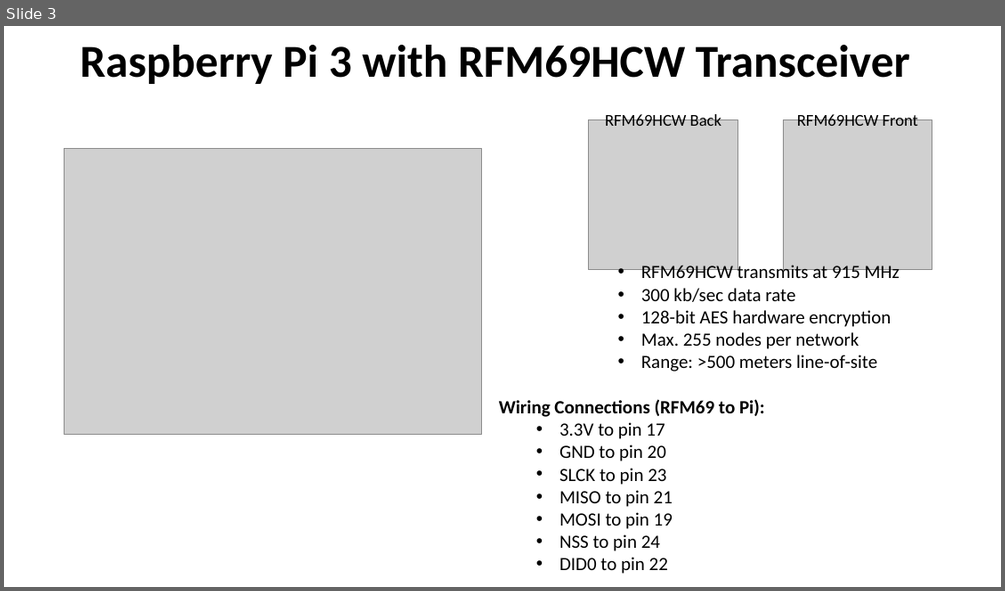
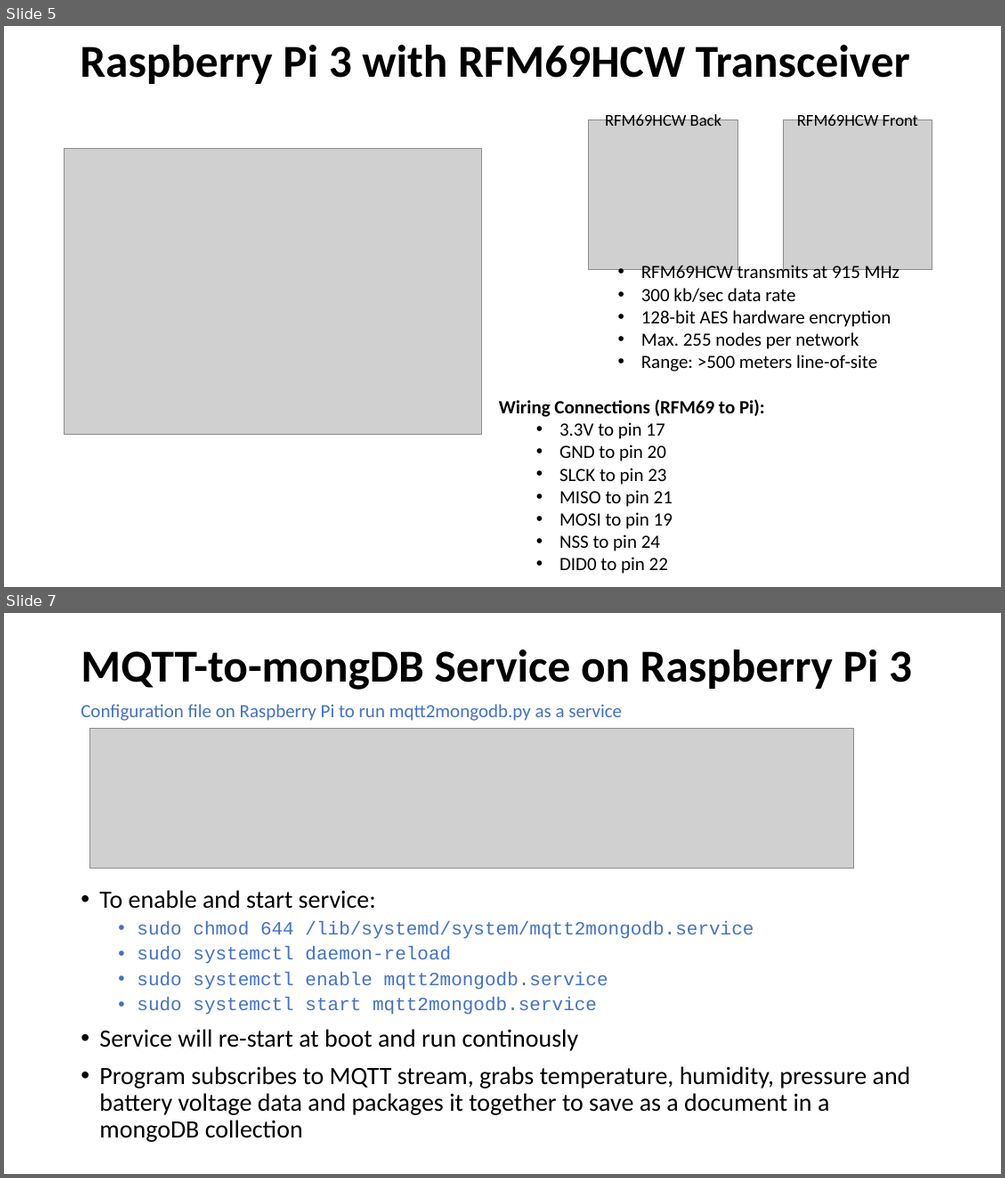
Before and after one commit to wachenda/IOT_Sensors_Platforms_Communications-Class, a slide deck: Final Project/Final Project Fall 2017 Wachenschwanz.pptx. Shown one above the other, each under a label of ours: slide 3 before the commit, slides 5 and 7 after it; the slides between them are not shown. The pictures are 1005x591 and 1005x1178 pixels, drawn with LibreOffice and Linux fonts; fonts in the diff are those of the drawing; grey boxes stand for pictures. Boxes give left, top, right and bottom in pixels: in the first picture for what was removed or moved away, otherwise in the second. Text is boxed around its words. In the diff, an @@ line names an element or a change of style, - is before the commit and + after.

```diff
--- a/Final Project/Final Project Fall 2017 Wachenschwanz.pptx
+++ b/Final Project/Final Project Fall 2017 Wachenschwanz.pptx
@@ slide 7 added at (4, 613, 1001, 1174), background #FFFFFF @@
@@ title added at (81, 649, 912, 690), 44 pt, text #000000, bold @@
+MQTT-to-mongDB Service on Raspberry Pi 3
@@ text added at (81, 704, 622, 721), 18 pt, text #4472C4 @@
+Configuration file on Raspberry Pi to run mqtt2mongodb.py as a service
@@ picture added at (89, 728, 853, 868) @@
@@ text added at (99, 890, 911, 1142), 24 pt, text #000000 @@
+• To enable and start service:
+  • sudo chmod 644 /lib/systemd/system/mqtt2mongodb.service
+  • sudo systemctl daemon-reload
+  • sudo systemctl enable mqtt2mongodb.service
+  • sudo systemctl start mqtt2mongodb.service
+• Service will re-start at boot and run continously
+• Program subscribes to MQTT stream, grabs temperature, humidity, pressure and battery voltage data and packages it together to save as a document in a mongoDB collection
@@ what was slide 3 is now slide 5 @@
```
Also in this commit, not shown: 5 other slides added, 1 other file.
